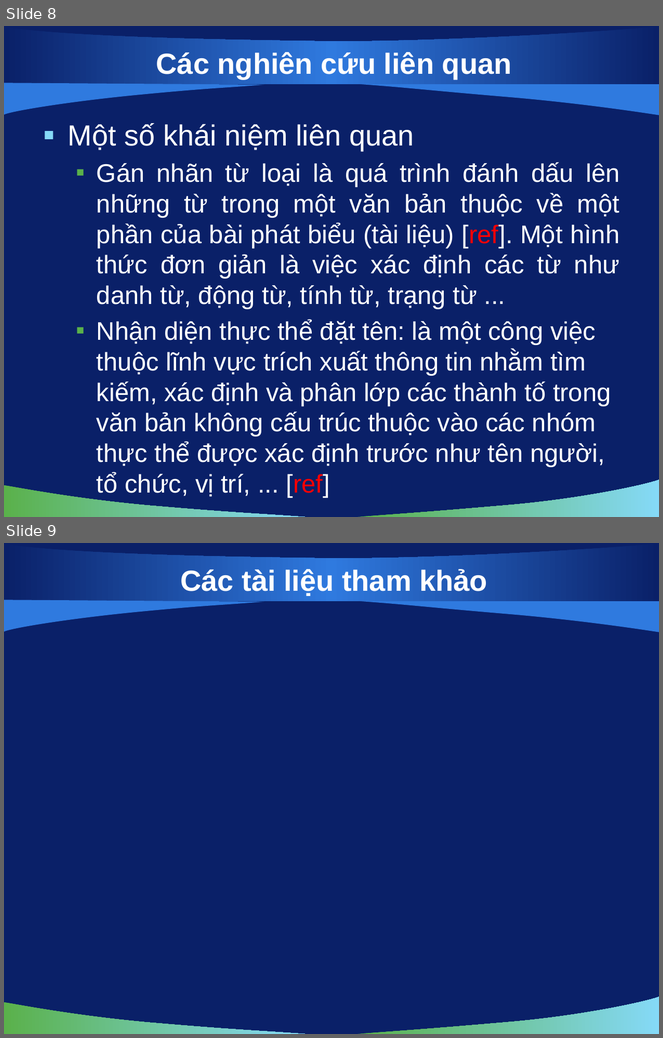
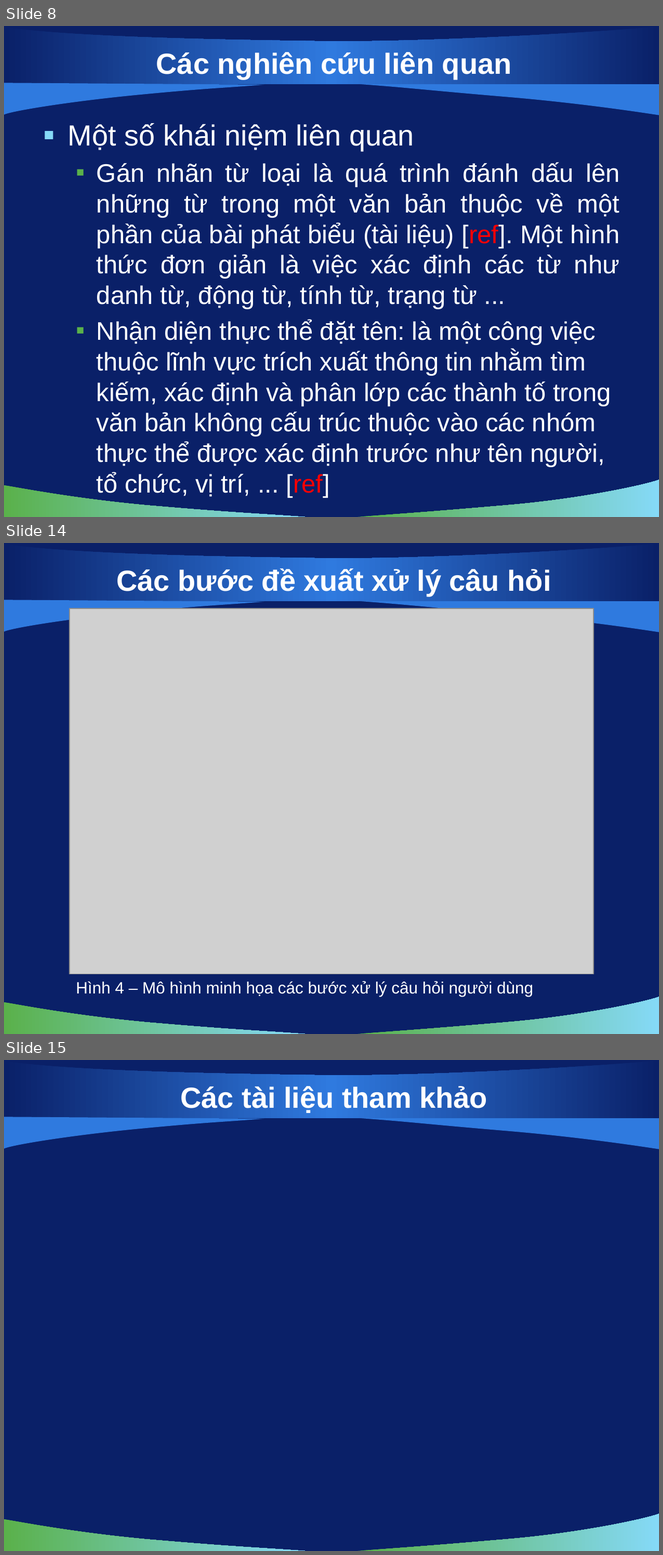
Before and after one commit to hungntit/filnalproject, a slide deck: De Cuong/bao cao luan van/slide 0.1.pptx. Shown one above the other, each under a label of ours: slides 8 and 9 before the commit, slides 8, 14 and 15 after it; the slides between them are not shown. The pictures are 663x1038 and 663x1555 pixels, drawn with LibreOffice and Linux fonts; fonts in the diff are those of the drawing; grey boxes stand for pictures; background and template pictures are left out. Boxes give left, top, right and bottom in pixels: in the first picture for what was removed or moved away, otherwise in the second. Text is boxed around its words. In the diff, an @@ line names an element or a change of style, - is before the commit and + after.

```diff
--- a/De Cuong/bao cao luan van/slide 0.1.pptx
+++ b/De Cuong/bao cao luan van/slide 0.1.pptx
@@ slide 14 added at (4,543,659,1034), background picture (left out); not listed: 5 template elements that a slide beside it also shows @@
@@ title added at (116,568,552,597), 32 pt, text #FFFFFF, bold @@
+Các bước đề xuất xử lý câu hỏi
@@ picture added at (70,609,594,974) @@
@@ text added at (76,981,533,997), 18 pt, text #FFFFFF @@
+Hình 4 – Mô hình minh họa các bước xử lý câu hỏi người dùng
@@ what was slide 9 is now slide 15 @@
```
Also in this commit, not shown: 1 slide changed, 5 other slides added, 1 other file.
